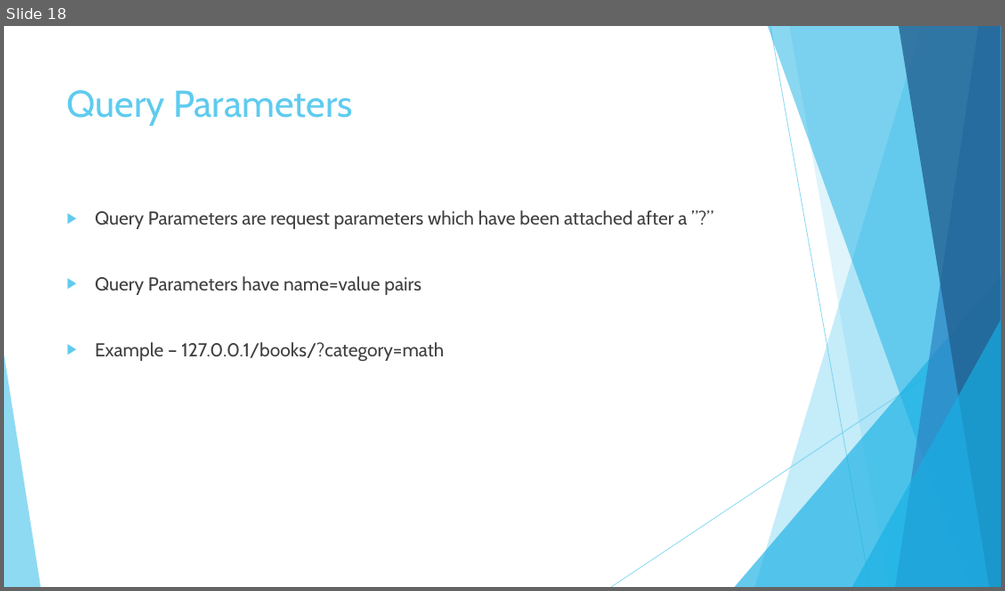
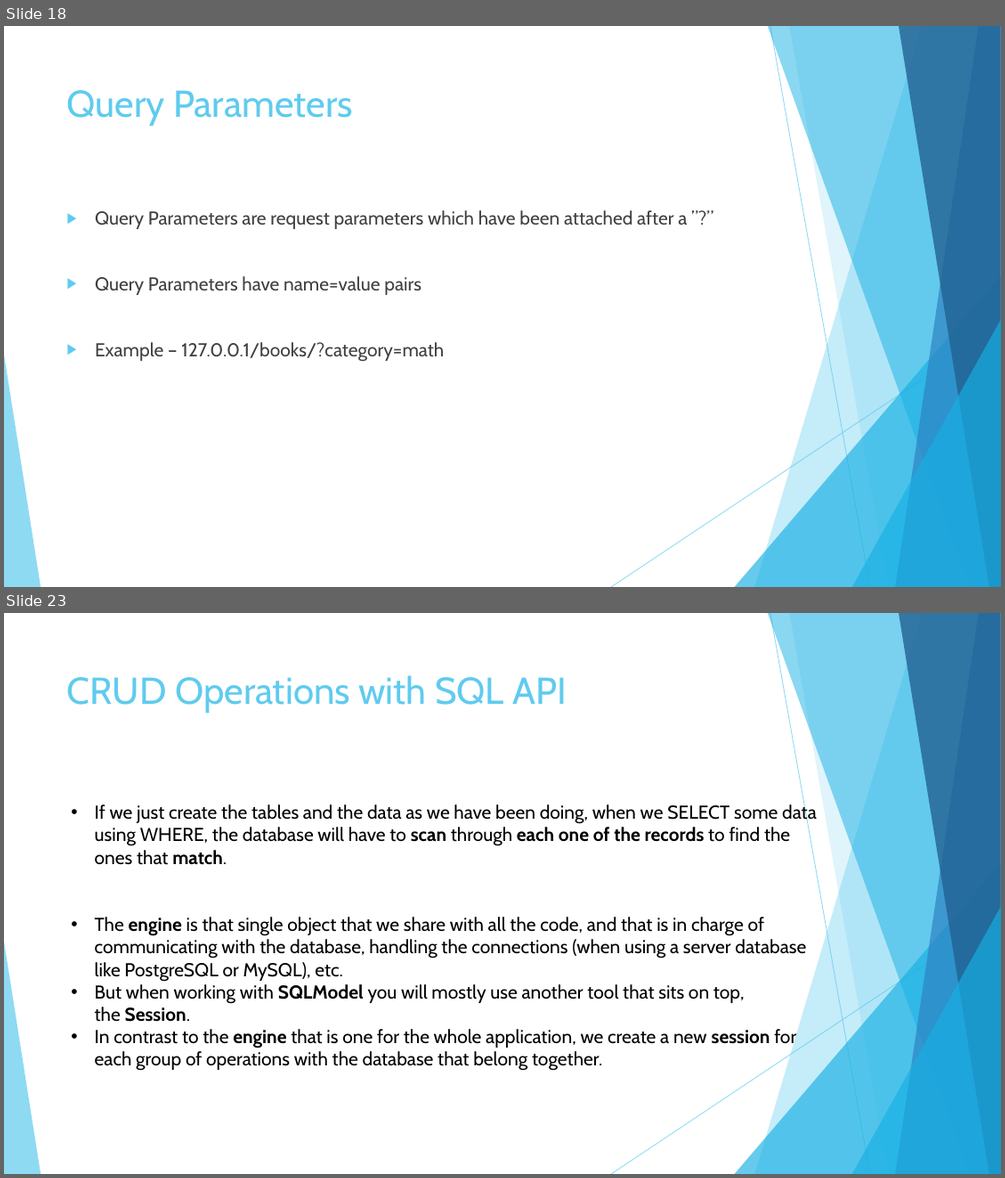
Before and after one commit to imcuteani/FastAPI-PythonAI-Development, a slide deck: Slides/Day-2/FASTAPI Development using Python on Cloud-Day2.pptx. Shown one above the other, each under a label of ours: slide 18 before the commit, slides 18 and 23 after it; the slides between them are not shown. The pictures are 1005x591 and 1005x1178 pixels, drawn with LibreOffice and Linux fonts; fonts in the diff are those of the drawing. Boxes give left, top, right and bottom in pixels: in the first picture for what was removed or moved away, otherwise in the second. Text is boxed around its words. In the diff, an @@ line names an element or a change of style, - is before the commit and + after.

```diff
--- a/Slides/Day-2/FASTAPI Development using Python on Cloud-Day2.pptx
+++ b/Slides/Day-2/FASTAPI Development using Python on Cloud-Day2.pptx
@@ slide 23 added at bbox=[4, 613, 1001, 1174], background #FFFFFF; not listed: 10 template elements that a slide beside it also shows @@
@@ title added at bbox=[67, 675, 566, 713], 36 pt, text #5FCBEF @@
+CRUD Operations with SQL API
@@ text added at bbox=[95, 803, 817, 1070], 18 pt, text #000000 @@
+• If we just create the tables and the data as we have been doing, when we SELECT some data using WHERE, the database will have to scan through each one of the records to find the ones that match.
+• The engine is that single object that we share with all the code, and that is in charge of communicating with the database, handling the connections (when using a server database like PostgreSQL or MySQL), etc.
+• But when working with SQLModel you will mostly use another tool that sits on top, the Session.
+• In contrast to the engine that is one for the whole application, we create a new session for each group of operations with the database that belong together.
```
Also in this commit, not shown: 1 slide changed, 4 other slides added, 5 slides removed, 3 other files.
